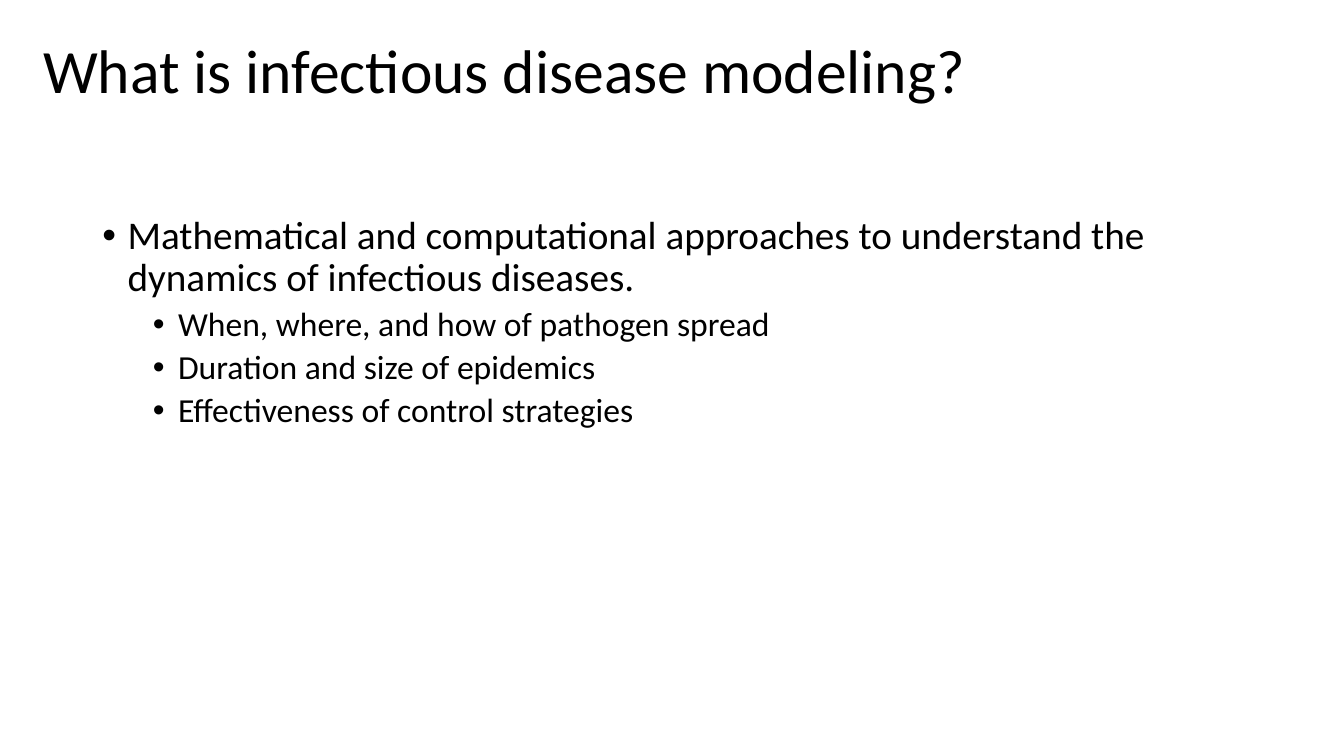
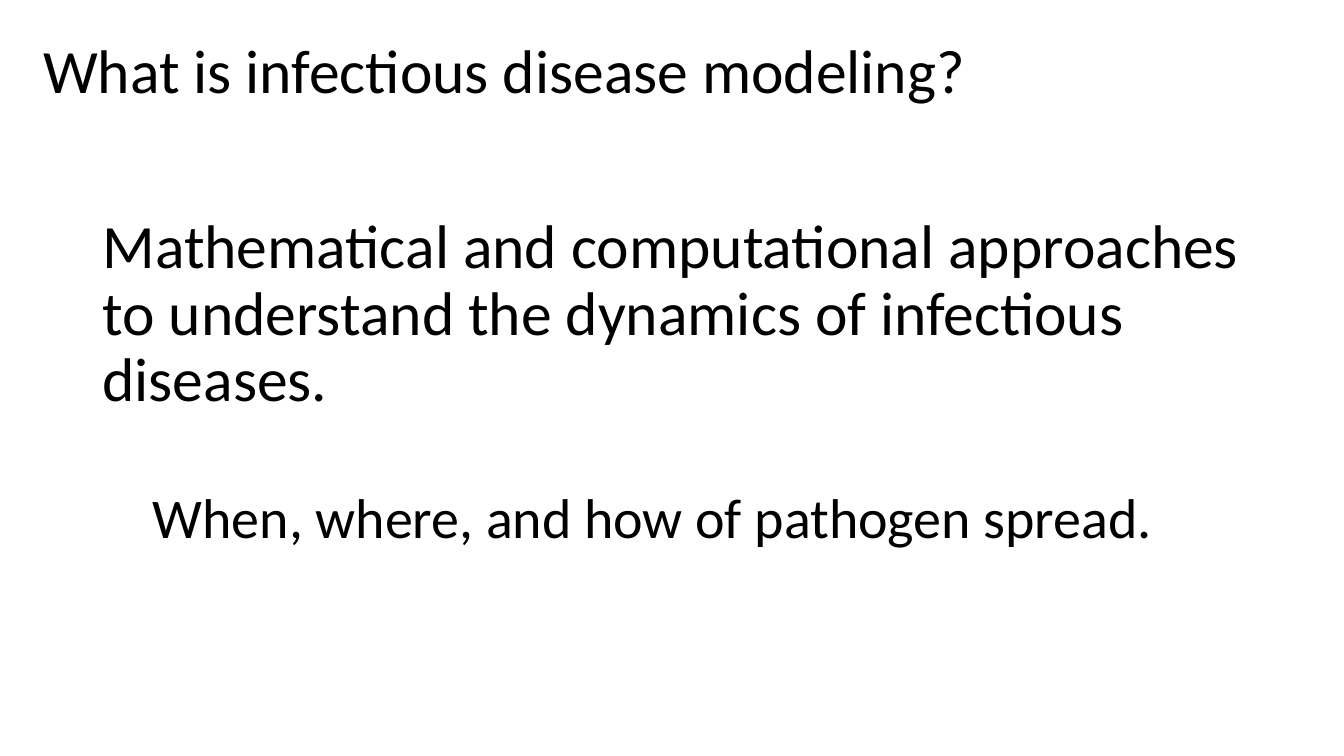
Before and after one commit to grimaudo-at/SIR_lecture, a slide deck: slide 2 of SIR_lecture.pptx. Drawn at 1344x756 pixels with LibreOffice and Linux fonts; fonts in the diff are those of the drawing. Boxes give left, top, right and bottom in pixels: in the first picture for what was removed or moved away, otherwise in the second. Text is boxed around its words. In the diff, an @@ line names an element or a change of style, - is before the commit and + after.

```diff
--- a/SIR_lecture.pptx
+++ b/SIR_lecture.pptx
@@ text at (x1=102, y1=225, x2=1238, y2=402): size 28 to 44 pt in "Mathematical and computational approaches to understand the ..."; bullet • to none @@
@@ text at (x1=153, y1=499, x2=1152, y2=548): text changed; size 24 to 40 pt @@
-  • When, where, and how of pathogen spread
-  • Duration and size of epidemics
-  • Effectiveness of control strategies
+  When, where, and how of pathogen spread.
```
Also in this commit, not shown: 1 other slide changed, 2 other files.
